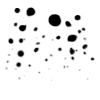
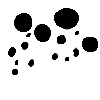
The second w=100, h=100 image is a revision of the first. Changes to its layers:
painted on "Layer 2" over [5, 7, 98, 82]
